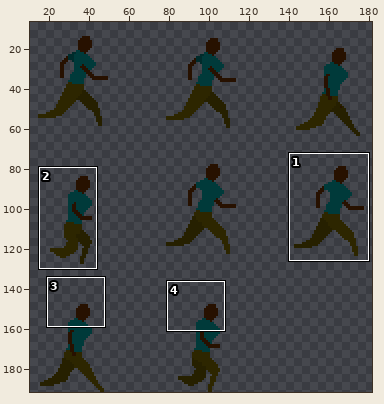
File history of a sprite sheet, gdx-game-android/assets/hero-running-spritesheet.png. The picture above shows the old version from afar; the outline marks the close-up.
Close-up. The starting point:
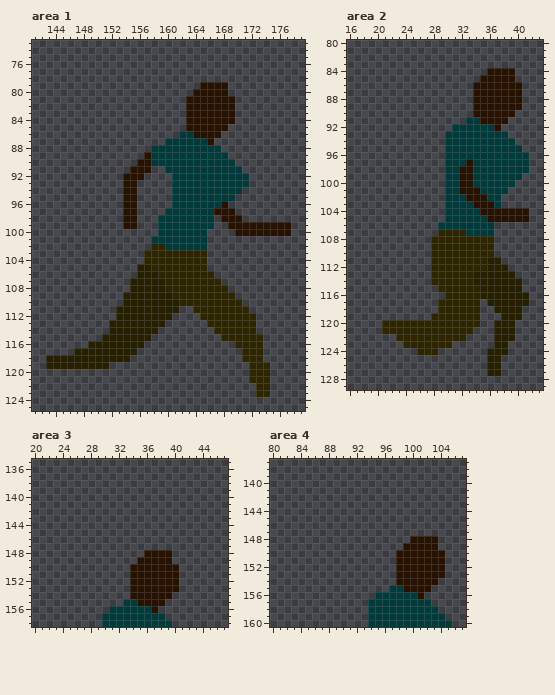
The file is 192x192 pixels. Colours within 5 levels of each other are drawn and written as one. Shown: area 1: x 141..179, y 73..125; area 2: x 16..43, y 80..129; area 3: x 20..47, y 135..158; area 4: x 80..107, y 137..160. The wide view leaves out empty margins. The commit also changed other parts of the picture, which this record leaves out.
The result:
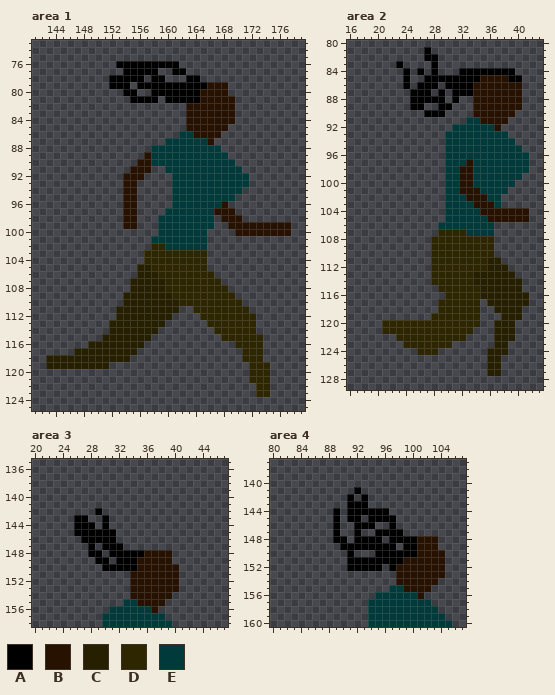
Palette (. is transparent): A #000000  B #271100  C #262000  D #2d2600  E #003a3a
Difference:
Area 1:
y 76: x 153..161 ......... -> AAAAAAAAA
y 77: x 154..158 ..... -> AAAAA; x 161..162 .. -> AA
y 78: x 152..156 ..... -> AAAAA; x 158..159 .. -> AA; x 163..164 .. -> AA
y 79: x 152..154 ... -> AAA; x 156..165 .........B -> AAAAAAAAAA
y 80: x 154..155 .. -> AA; x 158..164 ......B -> AAAAAAA
y 81: x 155..158 .... -> AAAA; x 160..164 ...BB -> AAAAA
Area 2:
y 81: x 27 . -> A
y 82: x 27..28 .. -> AA
y 83: x 23 . -> A; x 28 . -> A
y 84: x 24 . -> A; x 26 . -> A; x 28 . -> A; x 32..39 ....BBBB -> AAAAAAAA
y 85: x 24 . -> A; x 27..34 ........ -> AAAAAAAA; x 39..40 B. -> AA
y 86: x 24 . -> A; x 26..28 ... -> AAA; x 30..33 .... -> AAAA
y 87: x 25..27 ... -> AAA; x 29 . -> A; x 31..33 ... -> AAA
y 88: x 25..29 ..... -> AAAAA; x 31 . -> A
y 89: x 25..26 .. -> AA; x 29..30 .. -> AA
y 90: x 27..29 ... -> AAA
Area 3:
y 142: x 29 . -> A
y 143: x 26..27 .. -> AA; x 30 . -> A
y 144: x 26..28 ... -> AAA; x 30 . -> A
y 145: x 26..31 ...... -> AAAAAA
y 146: x 27..31 ..... -> AAAAA
y 147: x 28 . -> A; x 30..32 ... -> AAA
y 148: x 28..29 .. -> AA; x 31..35 ..... -> AAAAA
y 149: x 29..30 .. -> AA; x 32..34 ... -> AAA
y 150: x 30..34 ....B -> AAAAA
Area 4:
y 141: x 92 . -> A
y 142: x 91 . -> A; x 93 . -> A
y 143: x 91..93 ... -> AAA
y 144: x 89 . -> A; x 91..96 ...... -> AAAAAA
y 145: x 89 . -> A; x 91..92 .. -> AA; x 94..97 .... -> AAAA
y 146: x 89 . -> A; x 92..94 ... -> AAA; x 97 . -> A
y 147: x 89 . -> A; x 92 . -> A; x 95..98 .... -> AAAA
y 148: x 89..90 .. -> AA; x 92..95 .... -> AAAA; x 97..100 ...B -> AAAA
y 149: x 90..97 ........ -> AAAAAAAA; x 99..100 BB -> AA
y 150: x 91 . -> A; x 95..100 ...BBB -> AAAAAA
y 151: x 91..98 .......B -> AAAAAAAA
y 152: x 91..95 ..... -> AAAAA; x 97 . -> A
